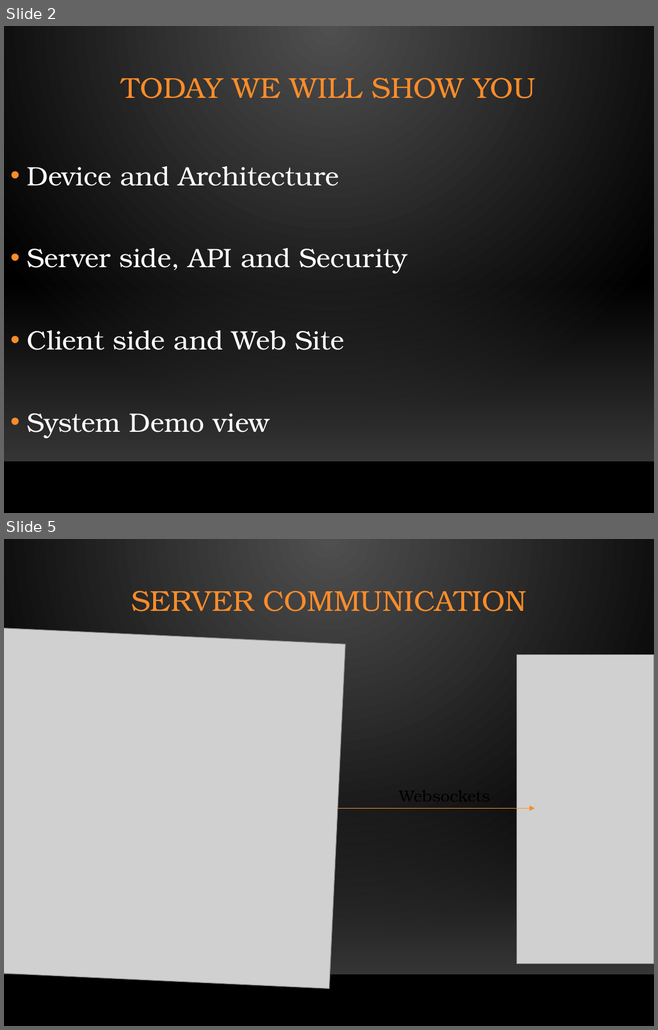
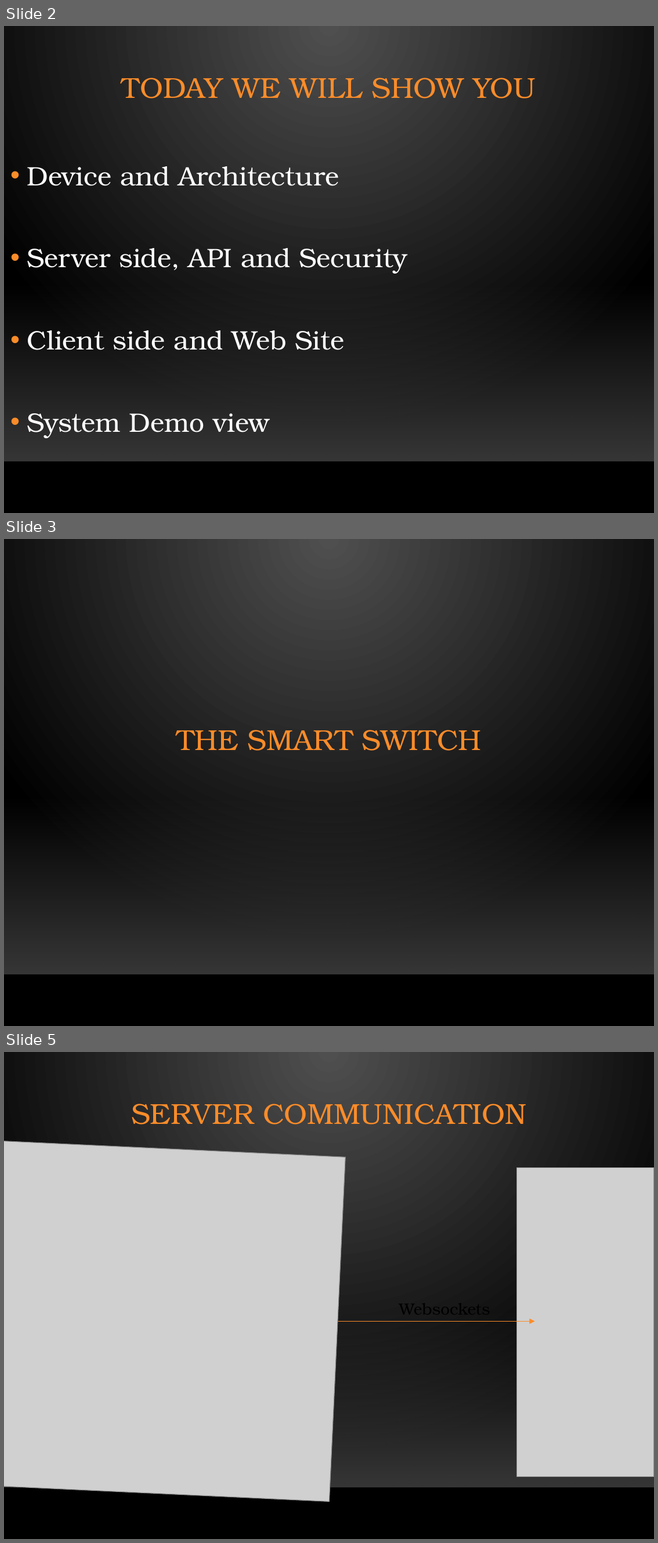
Before and after one commit to Aviel212/SmartSwitch, a slide deck: Project Submission/Presentation/Full Presentation.pptx. Shown one above the other, each under a label of ours: slides 2 and 5 before the commit, slides 2, 3 and 5 after it; the slides between them are not shown. The pictures are 658x1030 and 658x1543 pixels, drawn with LibreOffice and Linux fonts; fonts in the diff are those of the drawing; grey boxes stand for pictures; background and template pictures are left out. Boxes give left, top, right and bottom in pixels: in the first picture for what was removed or moved away, otherwise in the second. Text is boxed around its words. In the diff, an @@ line names an element or a change of style, - is before the commit and + after.

```diff
--- a/Project Submission/Presentation/Full Presentation.pptx
+++ b/Project Submission/Presentation/Full Presentation.pptx
@@ slide 3 added at <box>4,539,654,1026</box>, background gradient #505050 to #000000; not listed: 2 template elements that a slide beside it also shows @@
@@ title added at <box>176,730,481,751</box>, 32 pt, text #FB8C29 @@
+THE SMART SWITCH
```
Also in this commit, not shown: 8 slides changed, 3 other slides added, 6 slides removed.
